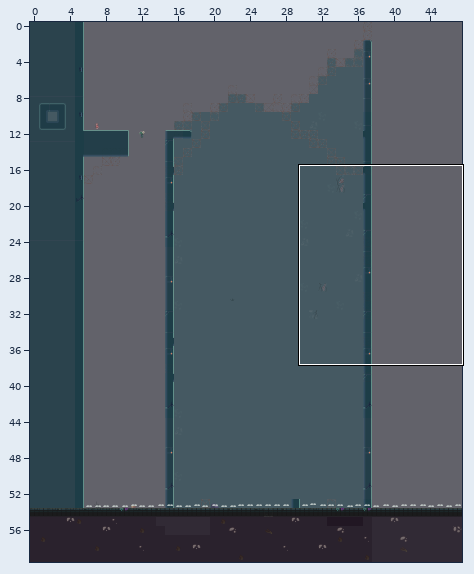
Two versions of a level (Tiled map (JSON), Eudaemon/assets/levels/level4.json). The first picture is a wide view before the edit; the outline marks the close-up.
Close-up. Old version:
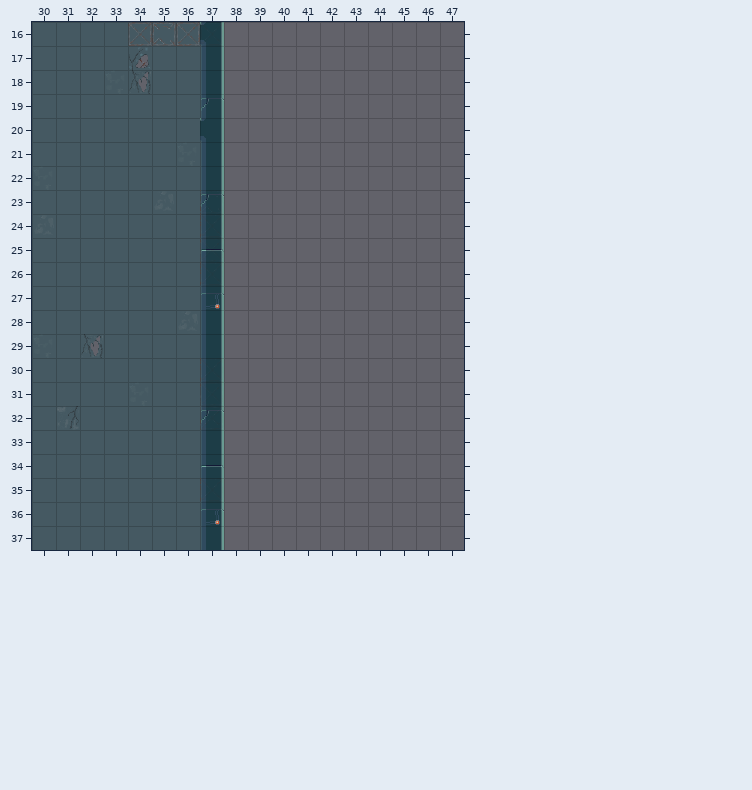
Cells are 32x32 px. Shown: x 30..47, y 16..37. The commit also changed other parts of the map, which this record leaves out.
The result:
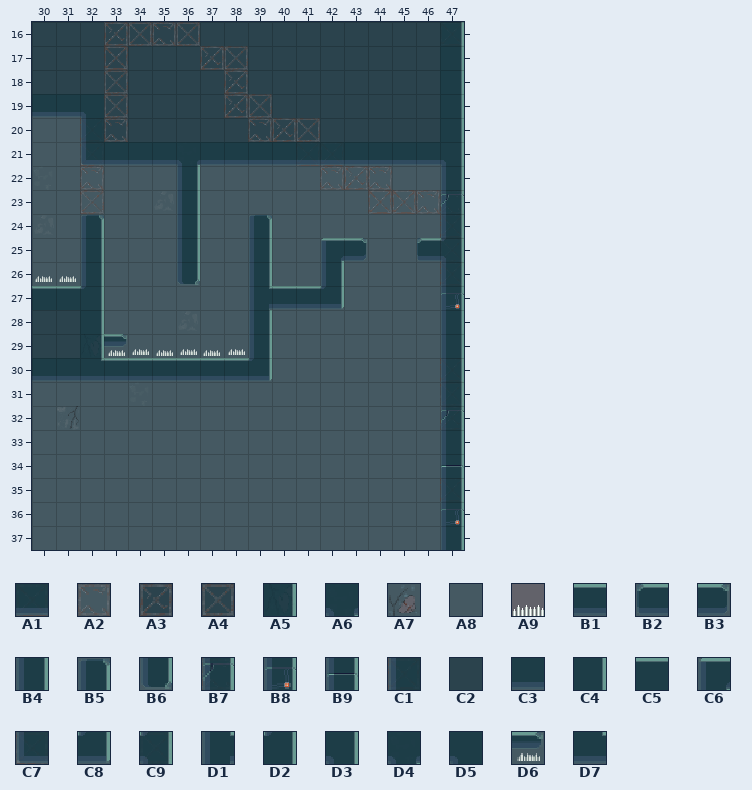
Key: from "Eudaemon Tilleset": A1 19 "Scaffolding1x1A", A2 20 "Scaffolding1x1B", A3 21 "Scaffolding1x1C", A4 22 "Scaffolding1x1D", A5 55 "BGConcreteA", A6 57 "BGConcreteC", A7 59 "BGConcreteE", A8 60 "BGConcreteF", A9 86 "spike", B1 137 "MetalPlatformD", B2 140 "MetalPlatformLeftEnd", B3 141 "MetalPlatformRightEnd", B4 148 "MetalPlatformDVert", B5 151 "MetalPlatformLeftEndVert", B6 152 "MetalPlatformRightEndVer", B7 153 "MetalPlatformAVert", B8 154 "MetalPlatformBVert", B9 155 "MetalPlatformCVert", C1 168 "MetalPlatformExteriorVer", C2 169 "MetalPlatformExteriorMid", C3 170 "MetalPlatformExterior", C4 171 "MetalPlatformExteriorVer", C5 172 "MetalPlatformExterior2", C6 178 "MetalPlatformCornerVert", C7 194 "MetalPlatformExteriorCor", C8 196 "MetalPlatformCornerVert3", C9 198 "MetalPlatformMidsection1", D1 199 "MetalPlatformMidsection2", D2 204 "MetalPlatformExteriorMid", D3 205 "MetalPlatformExteriorMid", D4 207 "MetalPlatformExteriorMid", D5 320 "MetalPlatformExteriorMid", D6 327 "MetalPlatformLedgeRight", D7 332 "MetalPlatformMidsection5".
__ is an empty cell.
Objects are placed by their top-left corner, in cells (3,4 is the top-left corner of cell 3,4); size is 1x1 cell unless given.
Tiles replaced or removed in this view: A1, A2, A3, A4, A5, A6, A7, A8, B4, B7, B8, B9, C9.
See-through tiles are keyed as they look on the map.
From old to new:
Changed rows in their new state; .. is an unchanged cell.
Layer "TileLayerBG2":
first column x 30:
16 C2 C2 C2 C2 C2 C2 C2 C2 C2 C2 C2 C2 C2 C2 C2 C2 C2 A8
17 C2 C2 C2 C2 C2 C2 C2 C2 C2 C2 C2 C2 C2 C2 C2 C2 C2 A8
18 C2 C2 C2 C2 C2 C2 C2 C2 C2 C2 C2 C2 C2 C2 C2 C2 C2 A8
19 .. .. .. C2 C2 C2 C2 C2 C2 C2 C2 C2 C2 C2 C2 C2 C2 A8
20 .. .. .. C2 C2 C2 C2 C2 C2 C2 C2 C2 C2 C2 C2 C2 C2 A8
21 .. .. .. .. .. .. .. .. A8 A8 A8 A8 A8 A8 A8 A8 A8 A8
22 .. .. .. .. .. .. .. .. A8 A8 A8 A8 A8 A8 A8 A8 A8 A8
23 .. .. .. .. .. .. .. .. A8 A8 A8 A8 A8 A8 A8 A8 A8 A8
24 .. .. .. .. .. .. .. .. A8 A8 A8 A8 A8 A8 A8 A8 A8 A8
25 .. .. .. .. .. .. .. .. A8 A8 A8 A8 A8 A8 A8 A8 A8 A8
26 .. .. .. .. .. .. .. .. A8 A8 A8 A8 A8 A8 A8 A8 A8 A8
27 .. .. .. .. .. .. .. .. A8 A8 A8 A8 A8 A8 A8 A8 A8 A8
28 C2 C2 .. .. .. .. .. .. A8 A8 A8 A8 A8 A8 A8 A8 A8 A8
29 C2 C2 .. .. .. .. .. .. A8 A8 A8 A8 A8 A8 A8 A8 A8 A8
30 .. .. .. .. .. .. .. .. A8 A8 A8 A8 A8 A8 A8 A8 A8 A8
31 .. .. .. .. .. .. .. .. A8 A8 A8 A8 A8 A8 A8 A8 A8 A8
32 .. .. .. .. .. .. .. .. A8 A8 A8 A8 A8 A8 A8 A8 A8 A8
33 .. .. .. .. .. .. .. .. A8 A8 A8 A8 A8 A8 A8 A8 A8 A8
34 .. .. .. .. .. .. .. .. A8 A8 A8 A8 A8 A8 A8 A8 A8 A8
35 .. .. .. .. .. .. .. .. A8 A8 A8 A8 A8 A8 A8 A8 A8 A8
36 .. .. .. .. .. .. .. .. A8 A8 A8 A8 A8 A8 A8 A8 A8 A8
37 .. .. .. .. .. .. .. .. A8 A8 A8 A8 A8 A8 A8 A8 A8 A8
Layer "TileLayerBG":
first column x 32:
16 .. A3 .. .. .. __ .. .. .. .. .. .. .. .. .. A1
17 .. A1 .. .. .. A3 A4 .. .. .. .. .. .. .. .. ..
18 .. A4 .. .. .. .. A3 .. .. .. .. .. .. .. .. ..
19 .. A4 .. .. .. .. A3 A4 .. .. .. .. .. .. .. ..
20 A1 A2 .. .. .. .. .. A2 A3 A4 .. .. .. .. .. ..
21 A4 .. .. .. .. .. .. .. .. A1 A1 .. .. .. .. ..
22 A2 .. .. .. .. .. .. .. .. .. A2 A3 A2 .. .. ..
23 A4 .. .. .. .. __ .. .. .. .. .. .. A1 A1 A2 A2
24 .. .. .. .. .. __ .. .. .. .. .. .. .. .. .. A1
25 .. .. .. .. .. __ .. .. .. .. .. .. .. .. .. A4
26 .. .. .. .. .. __ .. .. .. .. .. .. .. .. .. A1
first column x 37:
30 __ .. .. .. .. .. .. .. .. .. A1
31 __ .. .. .. .. .. .. .. .. .. A4
32 __ .. .. .. .. .. .. .. .. .. A3
35 __ .. .. .. .. .. .. .. .. .. A1
Layer "TileLayerFG":
first column x 30:
16 .. .. .. .. .. .. .. __ .. .. .. .. .. .. .. .. .. C4
17 .. .. .. .. .. .. .. __ .. .. .. .. .. .. .. .. .. C4
18 .. .. .. .. .. .. .. __ .. .. .. .. .. .. .. .. .. C4
19 C3 C3 D5 .. .. .. .. __ .. .. .. .. .. .. .. .. .. C4
20 .. .. C1 .. .. .. .. __ .. .. .. .. .. .. .. .. .. C4
21 .. .. C7 C3 C3 C3 D4 C3 C3 C3 C3 C3 C3 C3 C3 C3 C3 D3
22 .. .. .. .. .. .. B4 __ .. .. .. .. .. .. .. .. .. B4
23 .. .. .. .. .. .. B4 __ .. .. .. .. .. .. .. .. .. B7
24 .. .. B5 .. .. .. B4 __ .. B5 .. .. .. .. .. .. .. B4
25 .. .. B4 .. .. .. B4 __ .. B4 .. .. C6 B3 .. .. B2 C9
26 .. .. B4 .. .. .. B6 __ .. B4 .. .. B4 .. .. .. .. B4
27 C5 C5 D2 .. .. .. .. __ .. D1 B1 B1 C8 .. .. .. .. B8
28 .. .. C4 .. .. .. .. __ .. B4 .. .. .. .. .. .. .. B4
29 .. .. C4 D6 .. .. .. __ .. B4 .. .. .. .. .. .. .. B4
30 C3 C3 D7 B1 B1 B1 B1 B1 B1 C8 .. .. .. .. .. .. .. B4
31 .. .. .. .. .. .. .. __ .. .. .. .. .. .. .. .. .. B4
32 .. .. .. .. .. .. .. __ .. .. .. .. .. .. .. .. .. B7
33 .. .. .. .. .. .. .. __ .. .. .. .. .. .. .. .. .. B4
34 .. .. .. .. .. .. .. __ .. .. .. .. .. .. .. .. .. B9
35 .. .. .. .. .. .. .. __ .. .. .. .. .. .. .. .. .. B4
36 .. .. .. .. .. .. .. __ .. .. .. .. .. .. .. .. .. B8
37 .. .. .. .. .. .. .. __ .. .. .. .. .. .. .. .. .. B4
Layer "ObjectLayer":
added: A9 "Spike" at 31.1,26.1 size 0.7x0.7
added: A9 "Spike" at 30.1,26.2 size 0.7x0.7
added: A9 "Spike" at 38.2,29.2 size 0.7x0.7
added: A9 "Spike" at 36.2,29.2 size 0.7x0.7
added: A9 "Spike" at 34.1,29.2 size 0.7x0.7
added: A9 "Spike" at 35.2,29.2 size 0.7x0.7
added: A9 "Spike" at 33.2,29.2 size 0.7x0.7
added: A9 "Spike" at 37.1,29.2 size 0.7x0.7
